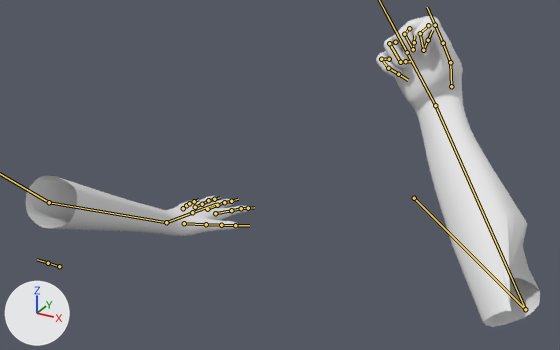
Two versions of the FBX model Broken Dreams/Assets/3D Models/Weapons/Hands/Hands.fbx, one commit apart.
Before and after are seen from a 50 mm lens placed at (20.4, -44.9, 28.3), pointed at (-1.3, -5.5, 8.6). The lights are fixed; the arrows at lower left show +X, +Y and +Z. Both versions are drawn at frame 25 of the action 'handsrig|handsrigAction.002'; the numbers are the values there. The bones that bend it are drawn over the model as lines.
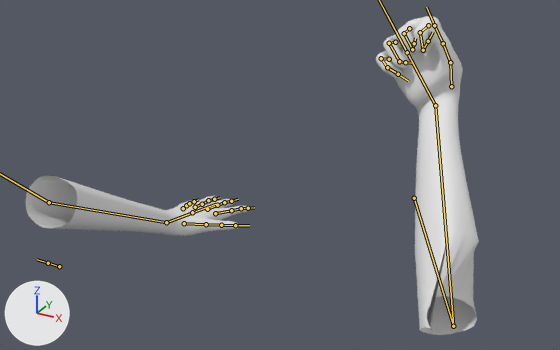
Boxes [x1, y1, x2, y2] around the edits, measured in the pictures (560 x 350 px):
'Cube', posed (12% narrower)
    before: [25, 16, 540, 327]
    after: [25, 16, 479, 335]
bone 'forearm.L', root to tip
    before: (414, 198) to (525, 309)
    after: (414, 198) to (453, 326)
bone 'forearm.L.001', root to tip
    before: (525, 309) to (435, 105)
    after: (453, 326) to (435, 105)

What the commit changed:
Bone 'forearm.L' (bone_forearm_l) turns from (4, 5, -7) to (-2, 1, 3) degrees about its own x, y and z.
Bone 'forearm.L.001' (bone_forearm_l_001) turns from (-84, 134, -17) to (83, 29, 121) degrees about its own x, y and z.
Bone 'hand.L' (bone_hand_l) turns from (-62, 16, 4) to (-75, 31, -20) degrees about its own x, y and z.
